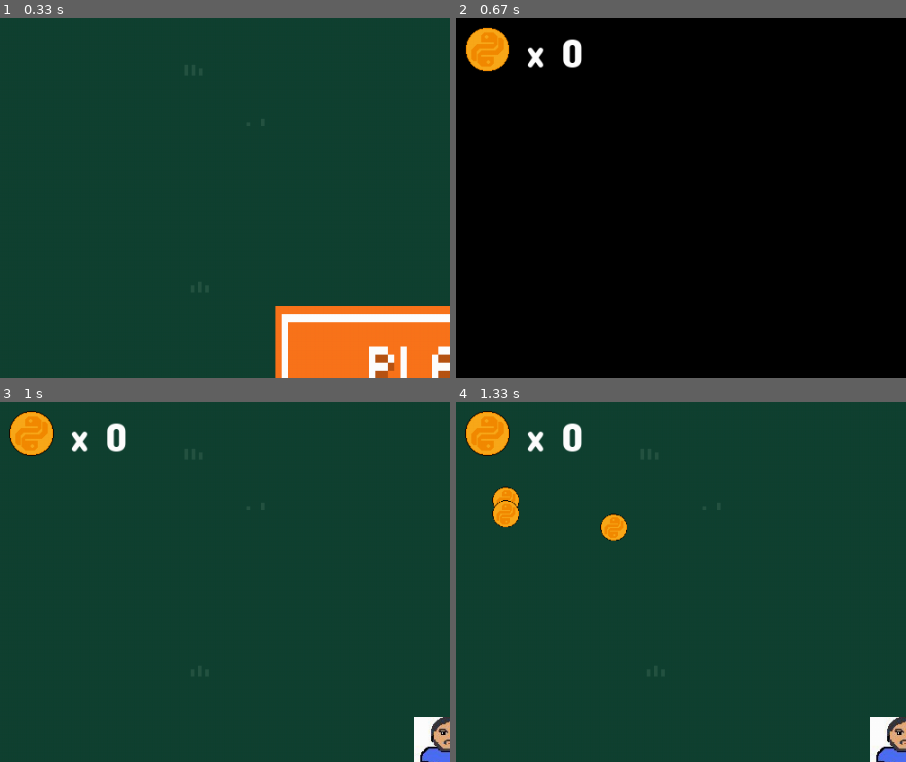
Above: before the commit, frames 1-4 (two rows, left to right).
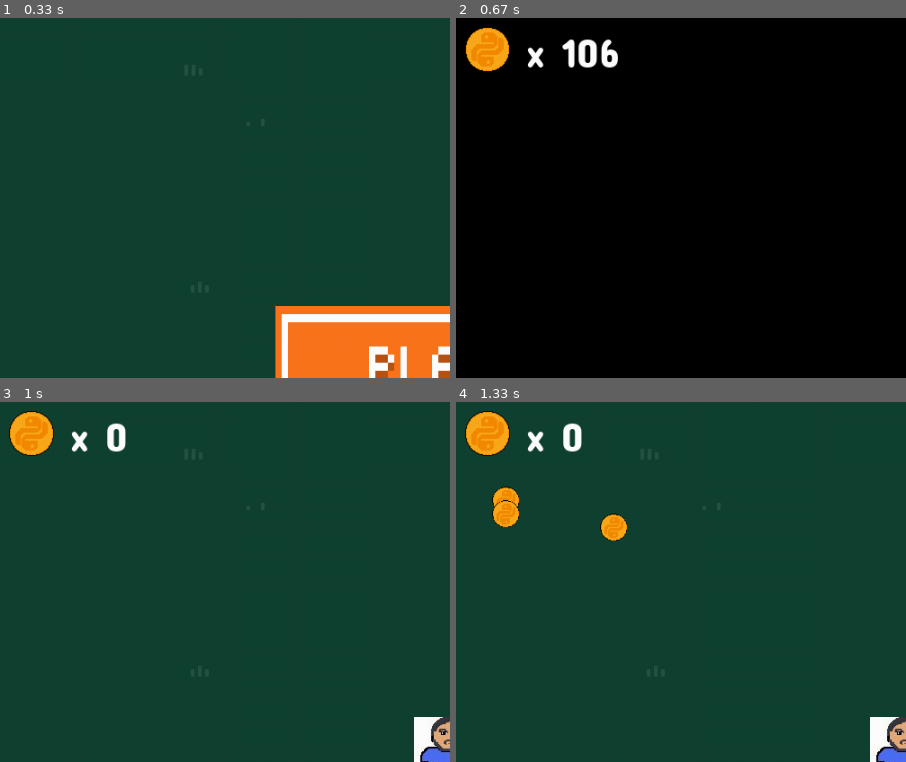
Above: after the commit, the same moments.

Repository: Juwek/pygame-project
Game: pygame game, started from main.py
Two runs of this game, one before a commit and one after it. Both use one fixed random seed, a clock stepped at 60 frames per second and the inputs below.
Inputs (mouse positions are % of the whole screen's width and height, from its top left):
- Up to frame 1 (0.33 s): no input
- Up to frame 2 (0.67 s): click (50, 50) at 0.38 s
- Up to frame 3 (1 s): click (85, 88) at 0.72 s
- Up to frame 4 (1.33 s): click (50, 57) at 1.05 s
The pictures show only the part of the screen within x 0-50%, y 0-50%; the shares and areas given below are measured in that part.

Frame 1 is identical in both runs. In frame 2, 0.7% of the frame differs, in the area x 23-36%, y 5-14%; in frame 3, nothing differs; in frame 4, nothing differs.

Commit message:
saving coins to db

Diff:
--- a/Scripts/Base.py
+++ b/Scripts/Base.py
@@ -1,7 +1,9 @@
 import sqlite3
 from constants import BASE
 
-values = ['coins']
+data_dict = {
+    'coins': None
+}
 
 
 def create_base():
@@ -27,14 +29,17 @@
     data = cur.execute('''
     SELECT * FROM Data
     ''').fetchall()
+    for i in enumerate(data_dict):
+        data_dict[i[1]] = data[0][i[0] + 1]
     base.close()
-    return data
+    return data_dict
 
 
 def set_data(arg, value):
     base = sqlite3.connect(BASE)
     cur = base.cursor()
-    cur.execute('''
-    UPDATE Data SET ? = ?
-    ''', (str(arg), str(value)))
+    cur.execute(f'''
+    UPDATE Data SET {arg} = ?
+    ''', (str(value),))
+    base.commit()
     base.close()
--- a/main.py
+++ b/main.py
@@ -14,6 +14,7 @@
 state = 0
 game = True
 spis = ['crazy', 'devil', 'poker']
+main_count_coin = 0
 
 
 def show_start_window(screen, group):
@@ -40,13 +41,15 @@
 
 
 def show_lobby_window(screen, group):
-    global state, game
+    global state, game, main_count_coin
     clock = pygame.time.Clock()
-    coins = 0
+    data = get_data()
+    print(data)
+    main_count_coin = data['coins']
     start_button = Button("pictures/buttons/button2.png", WIDTH - 250, HEIGHT - 150,
                           200, 100, group)
     Picture('pictures/coin.png', (10, 10), (50, 50), group)
-    coins_text = set_text(45, f' x {coins}')
+    coins_text = set_text(45, f' x {main_count_coin}')
 
     running = True
     while running:
@@ -68,6 +71,7 @@
 """главный цикл самой игры"""
 def show_main_window(screen, group, map):
     global state, game
+    print(main_count_coin)
     clock = pygame.time.Clock()
     group_map = pygame.sprite.Group()
     group_coins = pygame.sprite.Group()
@@ -76,7 +80,7 @@
     tiles_map.append(Map(map, (0, 0), group_map))
     player = Player(3, group)
 
-    count_coins = 0
+    count_coin = 0
     coins = []
 
     enemies = []
@@ -132,7 +136,7 @@
         for coin in group_coins:
             if player.rect.colliderect(coin.rect):
                 group_coins.remove(coin)
-                count_coins += 1
+                count_coin += 1
 
         for enemy in enemies:
             enemy.draw((player.x, player.y), (player.rect.x, player.rect.y))
@@ -142,9 +146,9 @@
             player.health -= choice(range(5, 16))
             pygame.time.set_timer(stabilization_timer, 1000)
             stabilization = True
-            print(player.health)
 
         if player.health <= 0:
+            set_data('coins', main_count_coin + count_coin)
             running = False
             group.empty()
             state = 1
@@ -152,7 +156,7 @@
         group.draw(screen)
         group.update()
 
-        coins_text = set_text(45, f' x {count_coins}')
+        coins_text = set_text(45, f' x {count_coin}')
         screen.blit(coins_text, (60, 10))
 
         pygame.display.flip()
Binary file added: data.sqlite
